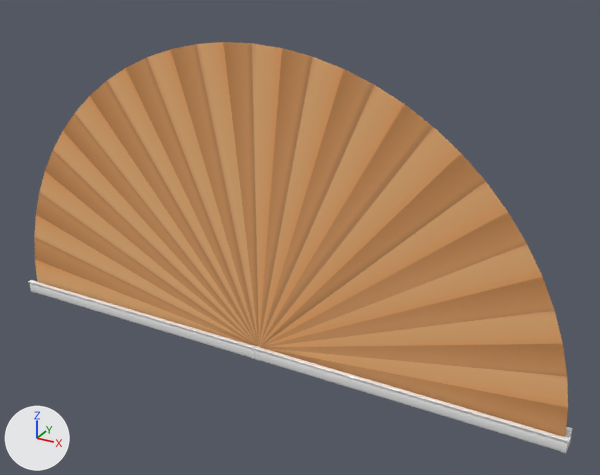
Before and after pictures for a commit that changed the Blender file models/products/SR 1.blend.
One viewpoint serves both versions: a 50 mm lens placed at (0.812, -1.296, 0.611), pointed at (0.089, 0.019, -0.047). The axes (+X, +Y, +Z) are drawn at lower left. The lights are the same throughout.

Objects in the first picture: 'BezierCurve.028', 'BezierCurve.029', 'BezierCurve.031', 'BezierCurve.048', 'Circle'.
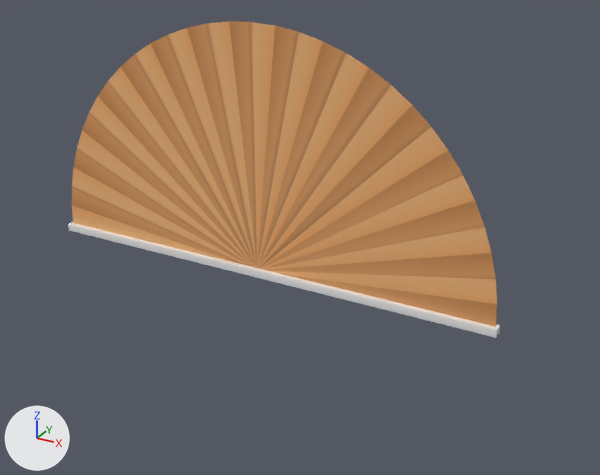
Pixel boxes [x1, y1, x2, y2] of what changed, in the pictures (600 x 475 px):
'Circle', moved, rescaled (20% narrower, 22% shorter)
    before: [34, 42, 568, 437]
    after: [72, 21, 497, 327]
'BezierCurve.029', deleted
    before: [258, 348, 567, 451]
'BezierCurve.048', deleted
    before: [31, 281, 251, 358]
'Cube.001', added
    after: [256, 268, 498, 337]
'Cube.012', added
    after: [69, 223, 255, 277]
'BezierCurve.031', deleted
    before: [561, 427, 573, 454]
'BezierCurve.032', deleted
    before: [250, 345, 261, 359]
'BezierCurve.028', deleted
    before: [254, 346, 260, 361]
'BezierCurve.003', added
    after: [494, 325, 500, 338]

The change, as a list of edits to the scene's bpy script:
```text
Add me_beziercurve_005:
    me_beziercurve_005.from_pydata(...)  # 116 vertices, 62 faces; spans x -0.582..0.582, y -0.389..0.501, z -0.08..0.08
    me_beziercurve_005.polygons.foreach_set('use_smooth', [True] * 62)
    me_beziercurve_005.materials.append(mat_schiene)  # white #ffffff
Add me_cube_001:
    me_cube_001.from_pydata(...)  # 80 vertices, 62 faces; spans x -0.012..0.012, y -0.326..0.021, z -0.008..0.009
    me_cube_001.polygons.foreach_set('use_smooth', [True] * 62)
    me_cube_001.materials.append(mat_schiene)  # white #ffffff
Remove ob_beziercurve_028:
    ob_beziercurve_028 = bpy.data.objects.new('BezierCurve.028', me_beziercurve_003)
    ob_beziercurve_028.location = (0.005, 0.0, -0.335)
    ob_beziercurve_028.rotation_euler = (1.571, 0.0, -1.571)  # degrees (90, 0, -90)
    ob_beziercurve_028.scale = (0.0161, 0.0164, 0.022)
    _m = ob_beziercurve_028.modifiers.new('EdgeSplit', 'EDGE_SPLIT')
    _m.split_angle = 1.396
Remove ob_beziercurve_029:
    ob_beziercurve_029 = bpy.data.objects.new('BezierCurve.029', cu_beziercurve_026)
    ob_beziercurve_029.location = (0.324, 0.0, -0.334)
    ob_beziercurve_029.rotation_euler = (1.571, 0.0, -1.571)  # degrees (90, 0, -90)
    ob_beziercurve_029.scale = (0.0188, 0.0188, 0.022)
Remove ob_beziercurve_031:
    ob_beziercurve_031 = bpy.data.objects.new('BezierCurve.031', me_beziercurve_003)
    ob_beziercurve_031.location = (0.642, 0.0, -0.335)
    ob_beziercurve_031.rotation_euler = (1.571, 0.0, -1.571)  # degrees (90, 0, -90)
    ob_beziercurve_031.scale = (0.0161, 0.0164, 0.022)
    _m = ob_beziercurve_031.modifiers.new('EdgeSplit', 'EDGE_SPLIT')
    _m.split_angle = 1.396
Remove ob_beziercurve_048:
    ob_beziercurve_048 = bpy.data.objects.new('BezierCurve.048', cu_beziercurve_027)
    ob_beziercurve_048.location = (-0.324, 0.0, -0.334)
    ob_beziercurve_048.rotation_euler = (1.571, 0.0, -1.571)  # degrees (90, 0, -90)
    ob_beziercurve_048.scale = (0.0188, 0.0188, 0.022)
Remove ob_beziercurve_032:
    ob_beziercurve_032 = bpy.data.objects.new('BezierCurve.032', me_beziercurve_014)
    ob_beziercurve_032.location = (-0.005, 0.0, -0.335)
    ob_beziercurve_032.rotation_euler = (1.571, 0.0, -1.571)  # degrees (90, 0, -90)
    ob_beziercurve_032.scale = (0.0161, 0.0164, 0.022)
    _m = ob_beziercurve_032.modifiers.new('EdgeSplit', 'EDGE_SPLIT')
    _m.split_angle = 1.396
Change ob_circle:
    ob_circle.location: (0.0, 0.0, -0.313) -> (0.0, 0.0, -0.131)
    ob_circle.scale: (1.0, 1.0, 1.0) -> (0.775, 0.775, 0.775)
Add ob_beziercurve_003:
    ob_beziercurve_003 = bpy.data.objects.new('BezierCurve.003', me_beziercurve_005)
    ob_beziercurve_003.location = (0.498, 0.0, -0.133)
    ob_beziercurve_003.rotation_euler = (4.712, 0.0, 1.571)  # degrees (270, 0, 90)
    ob_beziercurve_003.scale = (0.0188, 0.0188, -0.0188)
    _m = ob_beziercurve_003.modifiers.new('EdgeSplit', 'EDGE_SPLIT')
    _m.split_angle = 1.396
Add ob_cube_001:
    ob_cube_001 = bpy.data.objects.new('Cube.001', me_cube_001)
    ob_cube_001.location = (0.468, 0.0, -0.134)
    ob_cube_001.rotation_euler = (3.142, 0.0, 1.571)  # degrees (180, 0, 90)
    ob_cube_001.scale = (0.911, 1.43, 0.943)
    _m = ob_cube_001.modifiers.new('EdgeSplit', 'EDGE_SPLIT')
Add ob_cube_012:
    ob_cube_012 = bpy.data.objects.new('Cube.012', me_cube_001.copy())
    ob_cube_012.location = (-0.033, 0.0, -0.134)
    ob_cube_012.rotation_euler = (3.142, 0.0, 1.571)  # degrees (180, 0, 90)
    ob_cube_012.scale = (0.911, 1.43, 0.943)
    _m = ob_cube_012.modifiers.new('EdgeSplit', 'EDGE_SPLIT')
```
